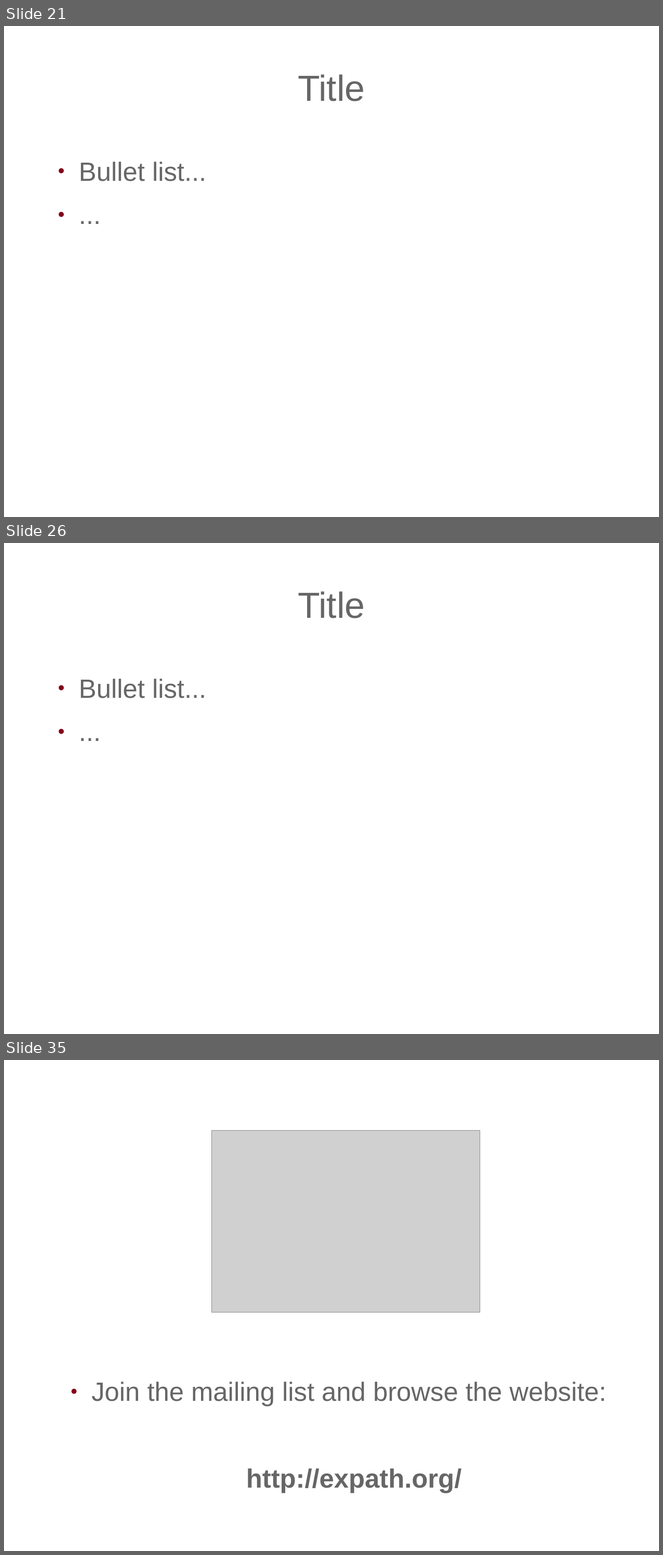
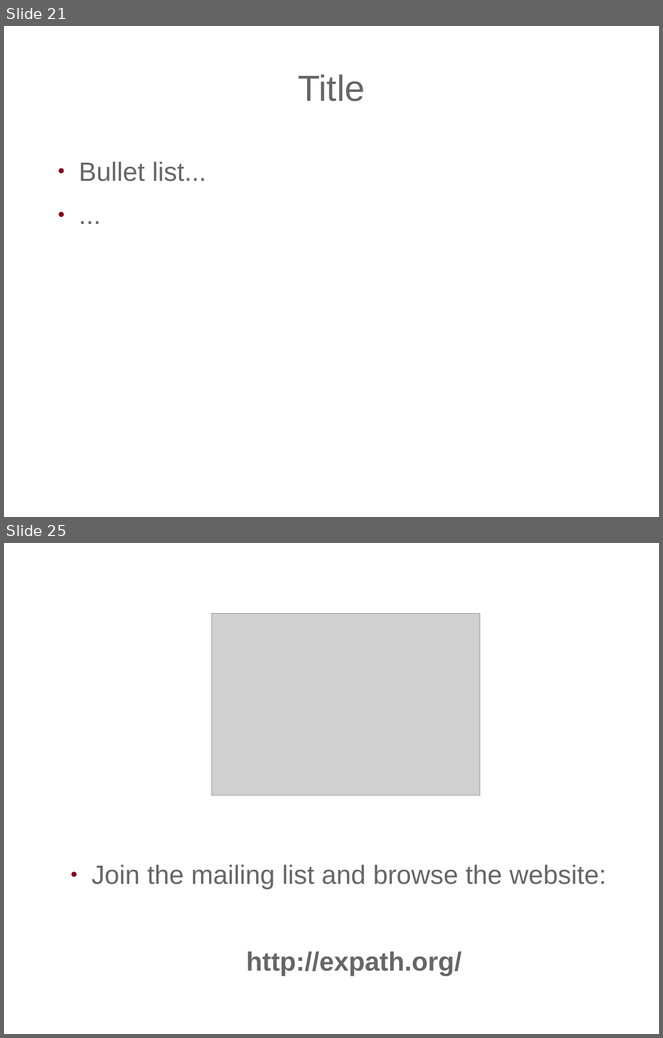
Before and after one commit to expath/expath-www, a slide deck: misc/2011-prague/presentation/fgeorges-servlex.odp. Shown one above the other, each under a label of ours: slides 21, 26 and 35 before the commit, slides 21 and 25 after it; the slides between them are not shown. The pictures are 663x1555 and 663x1038 pixels, drawn with LibreOffice and Linux fonts; fonts in the diff are those of the drawing; grey boxes stand for pictures; background and template pictures are left out. Boxes give left, top, right and bottom in pixels: in the first picture for what was removed or moved away, otherwise in the second. Text is boxed around its words. In the diff, an @@ line names an element or a change of style, - is before the commit and + after.

```diff
--- a/misc/2011-prague/presentation/fgeorges-servlex.odp
+++ b/misc/2011-prague/presentation/fgeorges-servlex.odp
@@ slide 26 removed at <box>4,543,659,1034</box>, background picture (left out) @@
@@ title removed at <box>298,591,365,618</box> @@
-Title
@@ text removed at <box>79,679,206,698</box> @@
-● Bullet list...
-● ...
@@ what was slide 35 is now slide 25 @@
```
Also in this commit, not shown: 8 slides changed, 6 slides added, 15 other slides removed, 2 other files.
